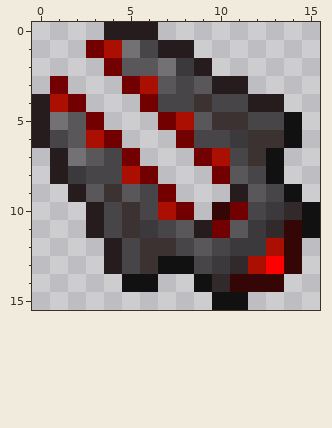
Pixel-art file -- src/main/resources/assets/beam_weapon.aseprite. Above: the version before the commit.
16x16 pixels, 1 frame. Colours within 5 levels of each other are drawn and written as one.
The same view after the edit:
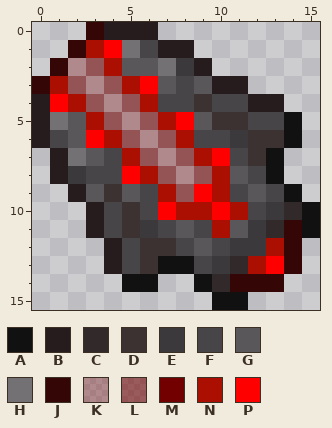
Palette (. is transparent): A #111111  B #271c1d  C #31292a  D #3c3232  E #3b393b  F #484548  G #5a575a  H #737173  J #340605  K #72000055  L #7200008e  M #720000  N #aa0f01  P #ff0000
Commit: edited how beam weapon renders
Difference:
layer "charge 3" now hidden
layer "charge full" added
--- layer "charge full"
@@ x 0..15 @@
- 0 ....BBB.........
- 1 ...MNHFBB.......
- 2 ....MGGHEB......
- 3 .M...MNGFGBB....
- 4 BNM...MFFDFFBB..
- 5 BHGM...MNGDDFFA.
- 6 BFGNM...MFFEDDA.
- 7 .BHGFM...MNFDA..
- 8 .BEFFNM...MGFA..
- 9 ..BGDGFM...BGFA.
-10 ...BFDFNM.JMFECA
-11 ...BFDEFGBMGECJA
+ 0 ...JBBB.........
+ 1 ..JNPHFBB.......
+ 2 .JKLNGGHEB......
+ 3 JNLKLNPGFGBB....
+ 4 BPNLKLNFFDFFBB..
+ 5 BHGNLKLNPGDDFFA.
+ 6 BFGPNLKLNFFEDDA.
+ 7 .BHGFNLKLNPFDA..
+ 8 .BEFFPNLKLNGFA..
+ 9 ..BGDGFNLPNFGFA.
+10 ...BFDFPNNPNFECA
+11 ...BFDEFGFNGECJA
 12 ....BFDDFGFEENJ.
Boxes around the changes in both pictures, in picture pixels (x1, y1, x2, y2):
changed: (32, 22, 248, 238)
